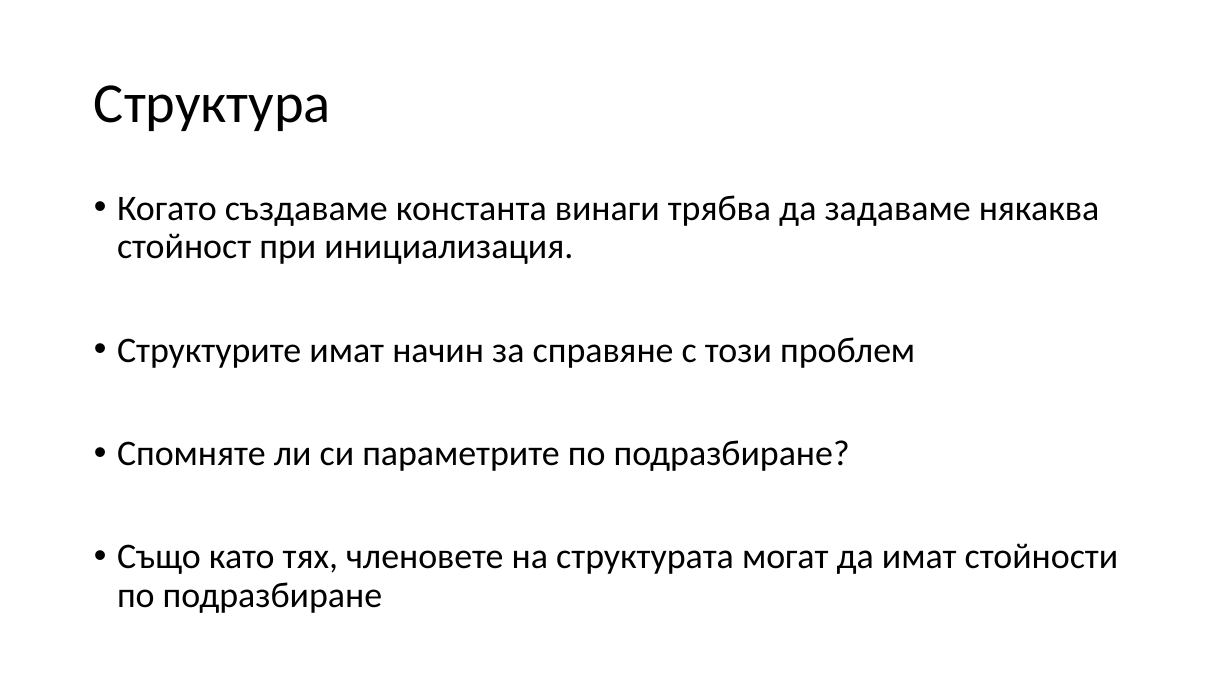
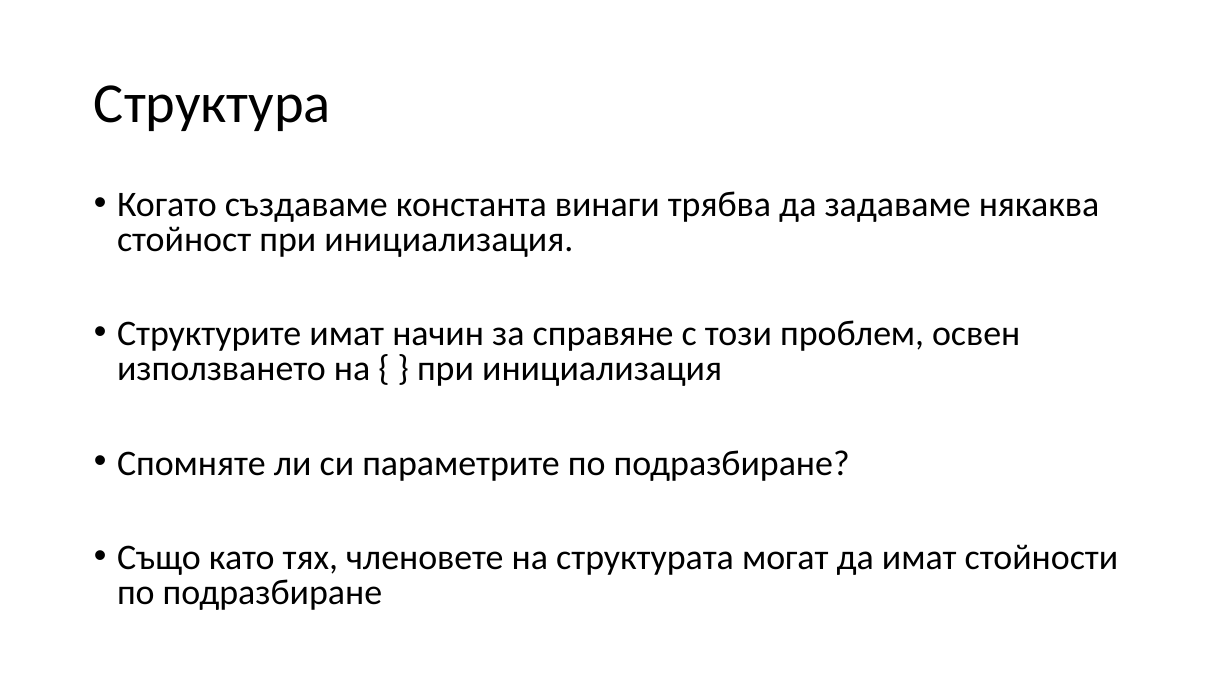
Before and after one commit to Mapmo/Uni-CPP, a slide deck: slide 84 of Introducing To Programming Materials/Consultation 3/Consultation3.pptx (slide 83 before the commit). Drawn at 1232x693 pixels with LibreOffice and Linux fonts; fonts in the diff are those of the drawing. Boxes give left, top, right and bottom in pixels: in the first picture for what was removed or moved away, otherwise in the second. Text is boxed around its words. In the diff, an @@ line names an element or a change of style, - is before the commit and + after.

```diff
--- a/Introducing To Programming Materials/Consultation 3/Consultation3.pptx
+++ b/Introducing To Programming Materials/Consultation 3/Consultation3.pptx
@@ text at <box>117,191,1119,610</box>: line spacing 0.9 to 0.8 @@
@@ text at <box>117,320,1020,386</box>: text changed @@
-• Структурите имат начин за справяне с този проблем
+• Структурите имат начин за справяне с този проблем, освен използването на { } при инициализация
```
Also in this commit, not shown: 19 other slides changed, 3 slides added, 2 other files.
